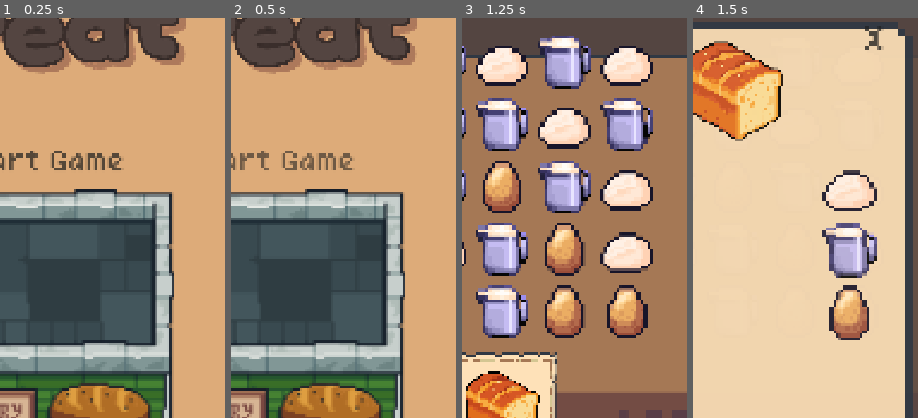
Above: before the commit, frames 1-4 (left to right).
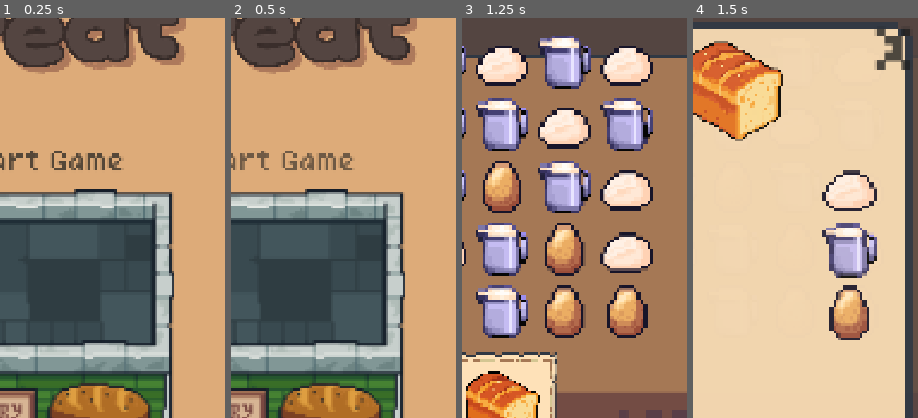
Above: after the commit, the same moments.

Repository: Krisha052/sweet-treat
Game: Godot game, scene res://scenes/main.tscn
The game is run twice, just before and just after one commit, with the same random seed, the same clock (stepped at 60 frames per second) and the same inputs.
Inputs (mouse positions are % of the whole screen's width and height, from its top left):
- Up to frame 1 (0.25 s): no input
- Up to frame 2 (0.5 s): no input
- Up to frame 3 (1.25 s): click (50, 38) at 0.5 s
- Up to frame 4 (1.5 s): click (50, 69) at 1.25 s
The pictures show only the part of the screen within x 41-91%, y 20-70%; the shares and areas given below are measured in that part.

Frames 1-3 are identical in both runs. In frame 4, 1.1% of the frame differs, in the area x 76-97%, y 2-13%.

Commit message:
Fix close button size: match anchor rect to asset aspect ratio
close_button.png is 174x201px (0.866 w:h). Previous anchor rect was
190x58px — KEEP_ASPECT_CENTERED scaled the glyph down to ~50px wide
inside that wide/short box, leaving ~70px of dead space on each side.

New rect: anchor_left 0.78→0.89, anchor_bottom 0.062→0.106 on
RecipePage (864x1116px), giving a 95x110px button (ratio 0.864 ≈ asset
ratio) — glyph now fills the box, renders at ~91x106px on device.
Button stays anchored to top-right corner; no overhang.

Co-Authored-By: Claude Sonnet 4.6 <noreply@anthropic.com>

Diff:
--- a/scenes/ui/recipe_frame.tscn
+++ b/scenes/ui/recipe_frame.tscn
@@ -47,10 +47,10 @@
 theme_override_constants/separation = 20
 
 [node name="CloseButton" type="TextureButton" parent="Root/RecipePage"]
-anchor_left = 0.78
-anchor_top = 0.01
+anchor_left = 0.89
+anchor_top = 0.007
 anchor_right = 1.0
-anchor_bottom = 0.062
+anchor_bottom = 0.106
 ignore_texture_size = true
 stretch_mode = 5
 texture_normal = ExtResource("3_rf")
